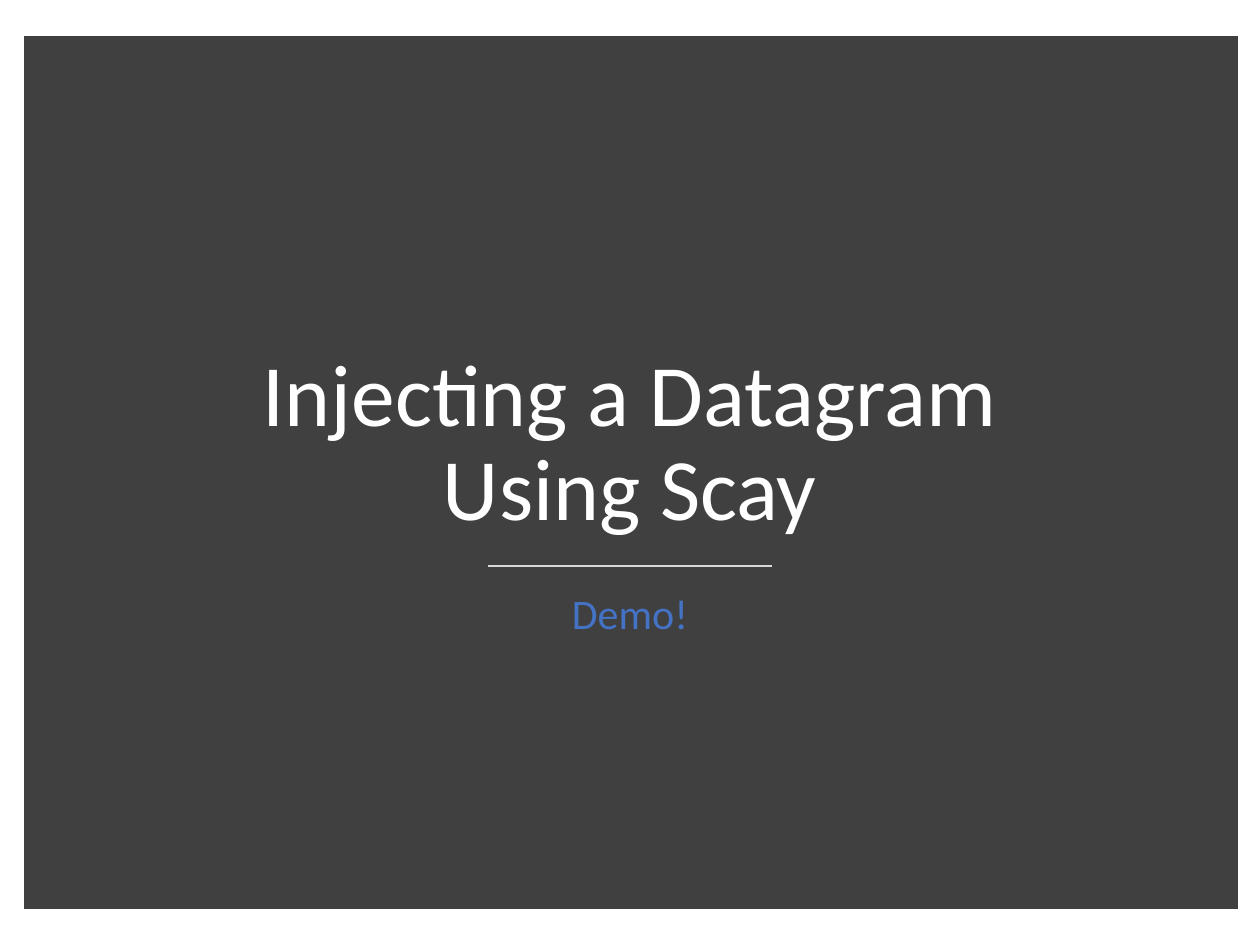
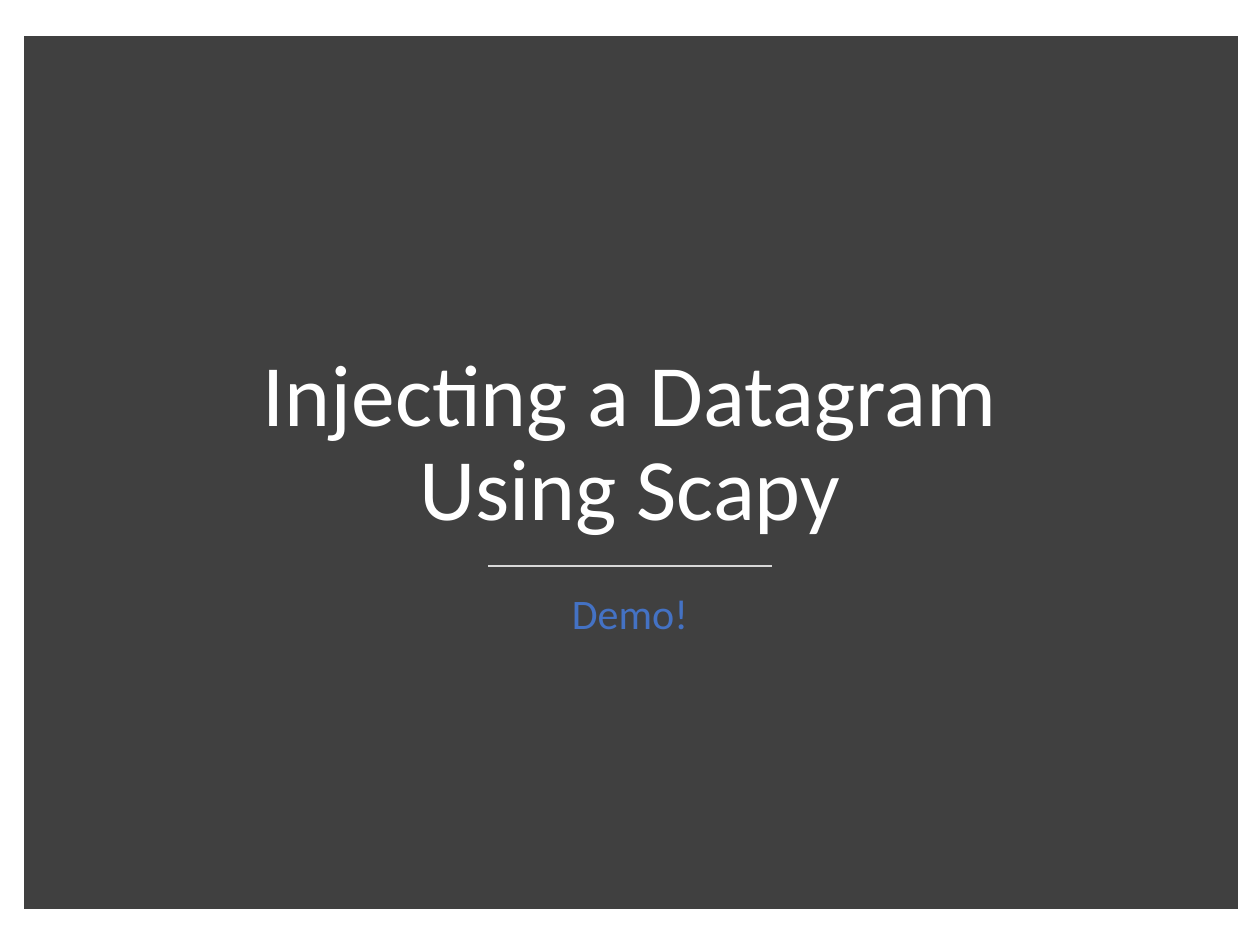
Before and after one commit to shirasael/20588, a slide deck: slide 14 of raw socket & libpcap & icmp.pptx. Drawn at 1260x945 pixels with LibreOffice and Linux fonts; fonts in the diff are those of the drawing. Boxes give left, top, right and bottom in pixels: in the first picture for what was removed or moved away, otherwise in the second. Text is boxed around its words. In the diff, an @@ line names an element or a change of style, - is before the commit and + after.

Commit message:
Some typo fixes + added sections

```diff
--- a/raw socket & libpcap & icmp.pptx
+++ b/raw socket & libpcap & icmp.pptx
@@ title at <box>263,365,996,535</box>: text changed @@
-Injecting a Datagram Using Scay
+Injecting a Datagram Using Scapy
```
Also in this commit, not shown: 1 other slide changed.
